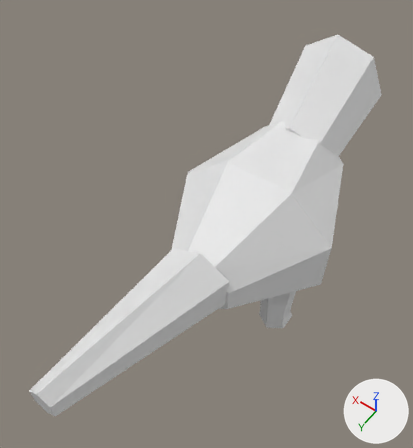
What one commit did to the OBJ model data/animals/rolinha/eat/1.obj.
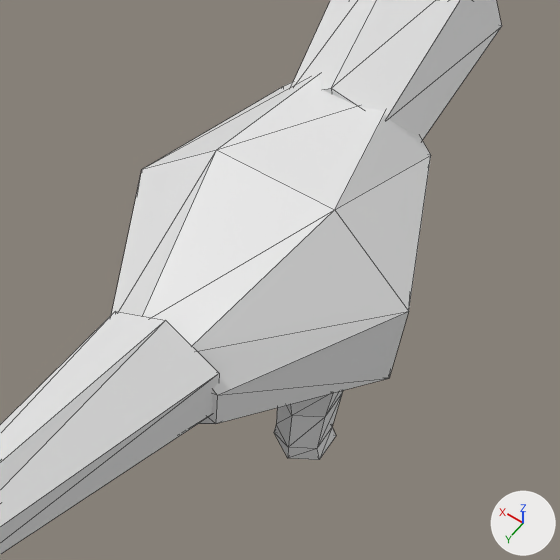
Each version appears first whole from a camera (50 mm lens) standing at (-0.194, 0.367, 0.712) and looking at (0.048, 0.028, 0.179), and next in a close-up on the part from 27% to 100% of the width and 18% to 85% of the height. Every picture has the same lights, and +X, +Y and +Z are marked at lower right. The older version's two pictures come first. The close-ups show mesh edges as thin lines. Where no turn or scale is listed for an object, it has been applied to the vertices.

Names of what the first close-up shows: 'rolinha_eat_1'.
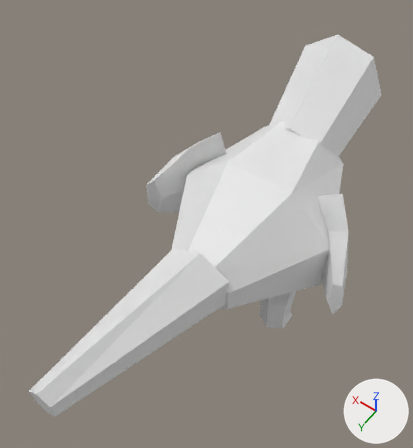
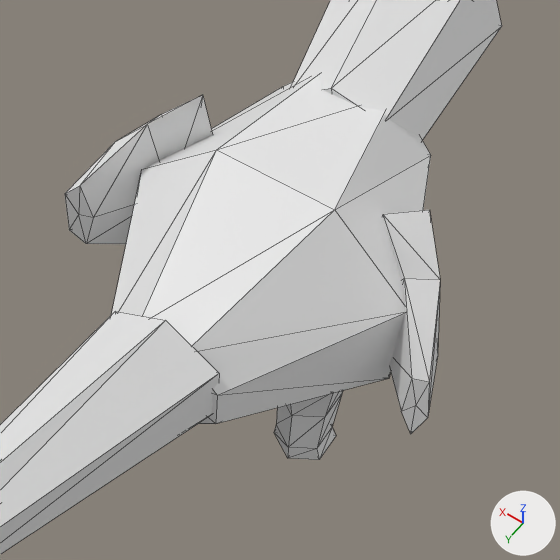
What changed in the scene script:
```text
Change me_rolinha_eat_1:
    used by ob_rolinha_eat_1; location = (0.0, 0.0, 0.0)
    remove me_rolinha_eat_1.from_pydata(...)  # 122 vertices, 220 faces; spans x -0.096..0.096, y -0.286..0.306, z 0.0..0.336
    add me_rolinha_eat_1.from_pydata(...)  # 156 vertices, 280 faces; spans x -0.133..0.131, y -0.286..0.306, z 0.0..0.336
    me_rolinha_eat_1 part 1: a new loose piece of 17 vertices spanning x -0.133..-0.057, y -0.03..0.036, z 0.13..0.272
    me_rolinha_eat_1 part 2: a new loose piece of 17 vertices spanning x 0.052..0.131, y -0.031..0.036, z 0.13..0.272
```

Changed parts and their boxes (x1, y1, x2, y2) in the close-ups (560 x 560 px):
part 1 of me_rolinha_eat_1, added
    after: (383, 210, 440, 434)
part 2 of me_rolinha_eat_1, added
    after: (65, 95, 213, 244)
